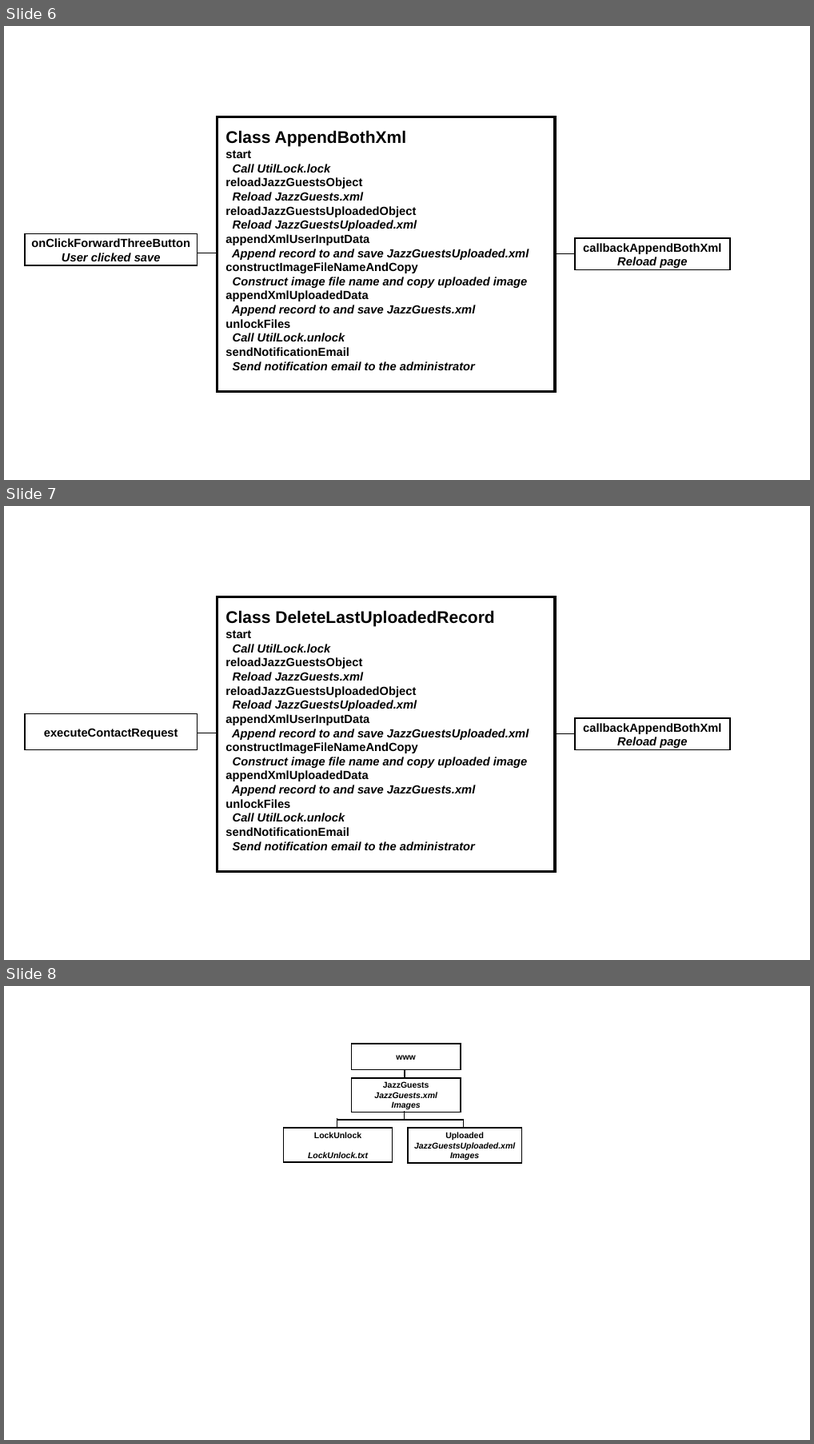
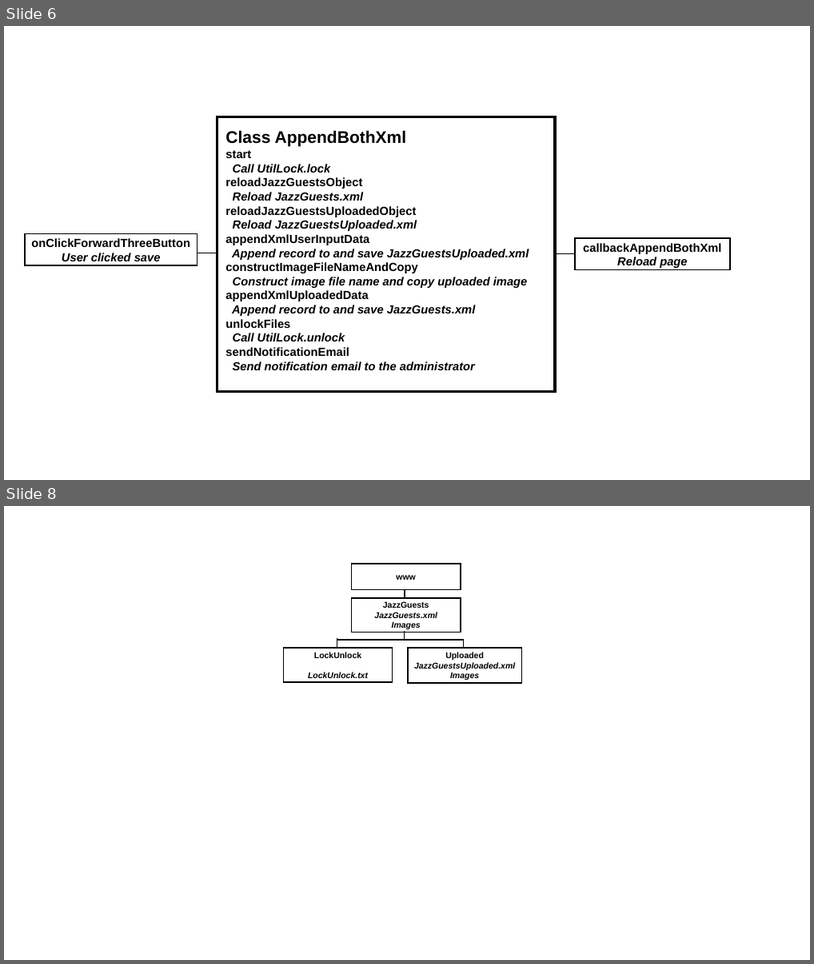
Before and after one commit to JazzLiveAarau/WwwGuestbook, a slide deck: Description/JazzGuestsUpload.pptx. Shown one above the other, each under a label of ours: slides 6, 7 and 8 before the commit, slides 6 and 8 after it; the slides between them are not shown. The pictures are 814x1444 and 814x964 pixels, drawn with LibreOffice and Linux fonts; fonts in the diff are those of the drawing. Boxes give left, top, right and bottom in pixels: in the first picture for what was removed or moved away, otherwise in the second. Text is boxed around its words. In the diff, an @@ line names an element or a change of style, - is before the commit and + after.

```diff
--- a/Description/JazzGuestsUpload.pptx
+++ b/Description/JazzGuestsUpload.pptx
@@ slide 7 removed at box(4, 506, 810, 960), background #FFFFFF @@
@@ rectangle removed at box(218, 597, 556, 872) @@
@@ text removed at box(226, 610, 529, 850) @@
-Class DeleteLastUploadedRecord
-start
-Call UtilLock.lock
-reloadJazzGuestsObject
-Reload JazzGuests.xml
-reloadJazzGuestsUploadedObject
-Reload JazzGuestsUploaded.xml
-appendXmlUserInputData
-Append record to and save JazzGuestsUploaded.xml
-constructImageFileNameAndCopy
-Construct image file name and copy uploaded image
-appendXmlUploadedData
-Append record to and save JazzGuests.xml
-unlockFiles
-Call UtilLock.unlock
-sendNotificationEmail
-Send notification email to the administrator
@@ rectangle removed at box(25, 713, 197, 750) @@
-executeContactRequest
@@ rectangle removed at box(575, 718, 730, 750) @@
-callbackAppendBothXml
-Reload page
@@ line removed from (218, 733) to (198, 733) @@
@@ line removed from (575, 733) to (555, 733) @@
```
Also in this commit, not shown: 1 slide added, 1 other file.
